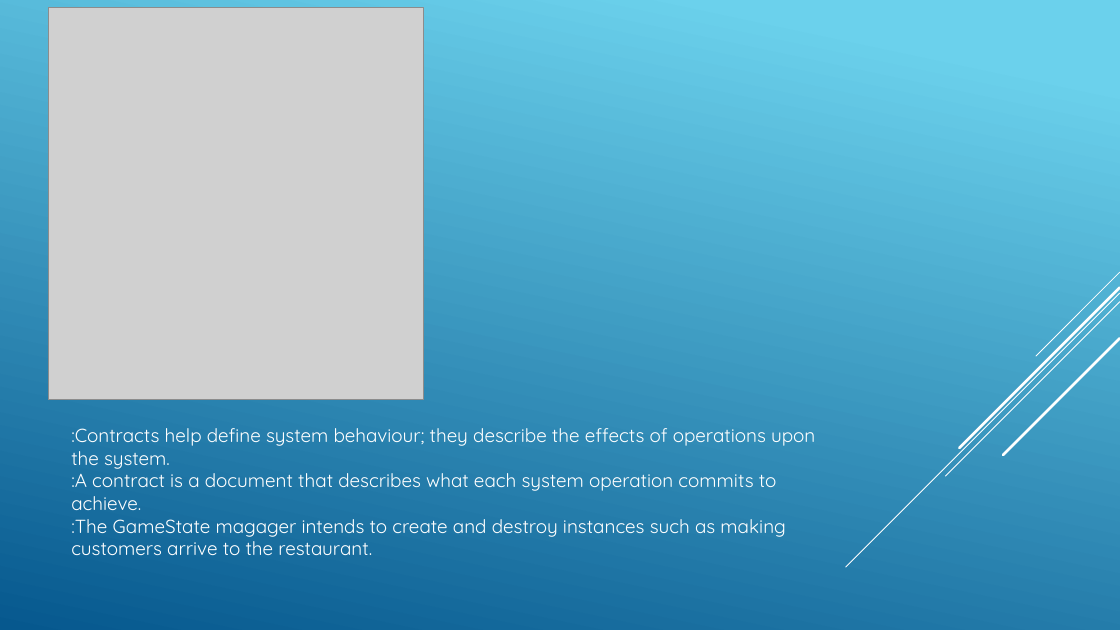
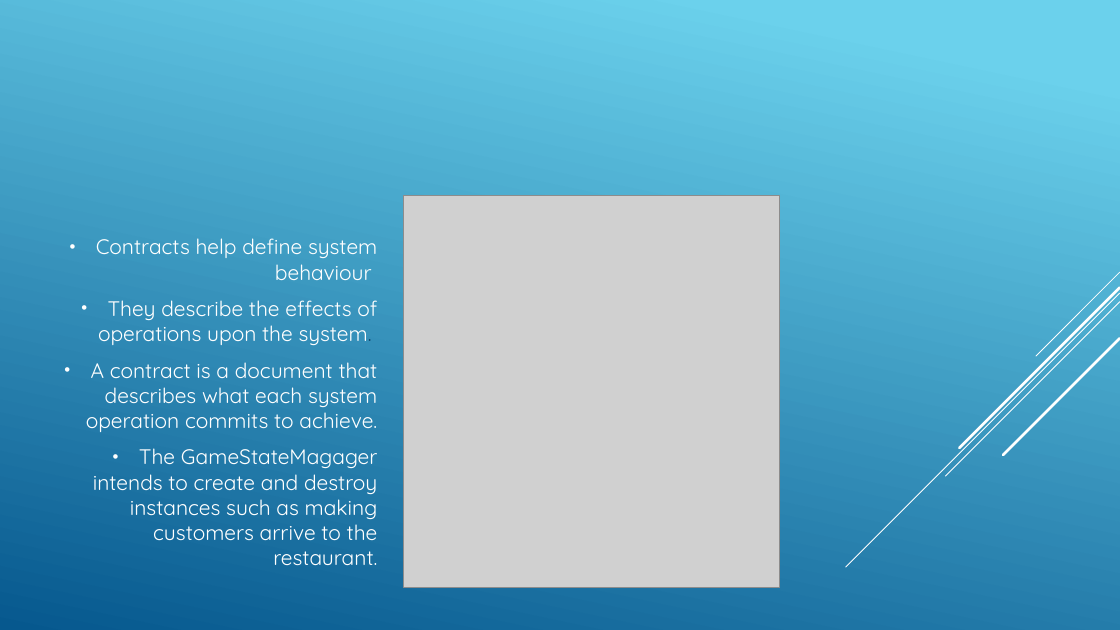
Before and after one commit to TomatechGames/Cooktastrophe, a slide deck: slide 5 of External/Documentation/Software Engineering Presentation.pptx. Drawn at 1120x630 pixels with LibreOffice and Linux fonts; fonts in the diff are those of the drawing; grey boxes stand for pictures. Boxes give left, top, right and bottom in pixels: in the first picture for what was removed or moved away, otherwise in the second. Text is boxed around its words. In the diff, an @@ line names an element or a change of style, - is before the commit and + after.

```diff
--- a/External/Documentation/Software Engineering Presentation.pptx
+++ b/External/Documentation/Software Engineering Presentation.pptx
@@ picture: place and size @@
-picture at <box>48,8,423,399</box>
+picture at <box>404,196,780,587</box>
@@ text at <box>86,238,378,565</box>: text changed; size 16.2 to 18 pt @@
-:Contracts help define system behaviour; they describe the effects of operations upon the system.
-:A contract is a document that describes what each system operation commits to achieve.
-:The GameState magager intends to create and destroy instances such as making
-customers arrive to the restaurant.
+• Contracts help define system behaviour
+• They describe the effects of operations upon the system.
+• A contract is a document that describes what each system operation commits to achieve.
+• The GameStateMagager intends to create and destroy instances such as making
+  customers arrive to the restaurant.
```
Also in this commit, not shown: 4 other slides changed.
